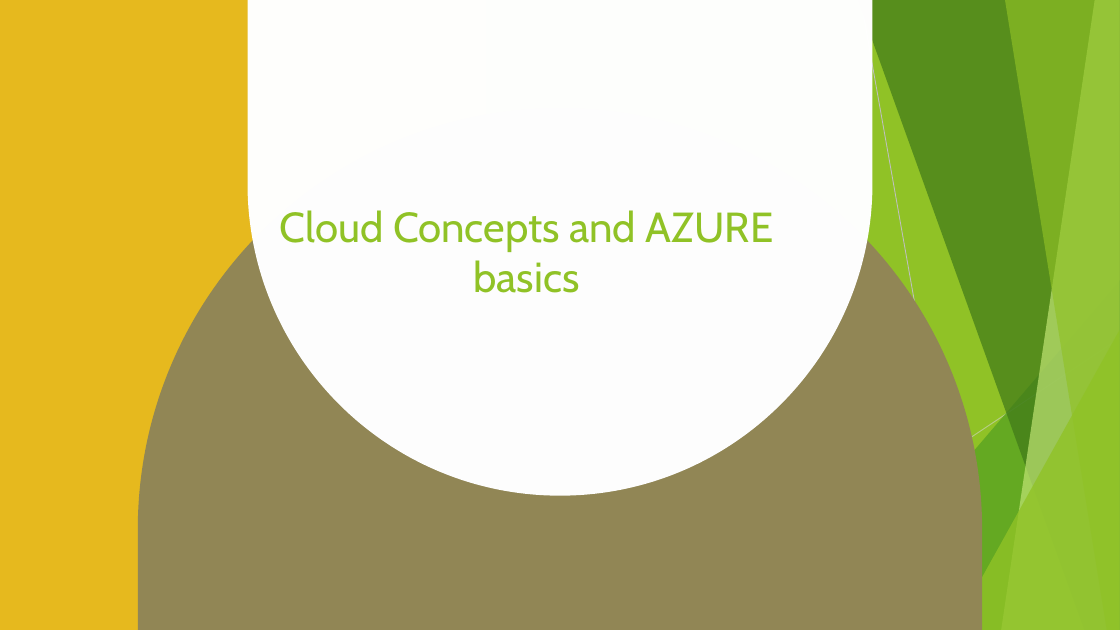
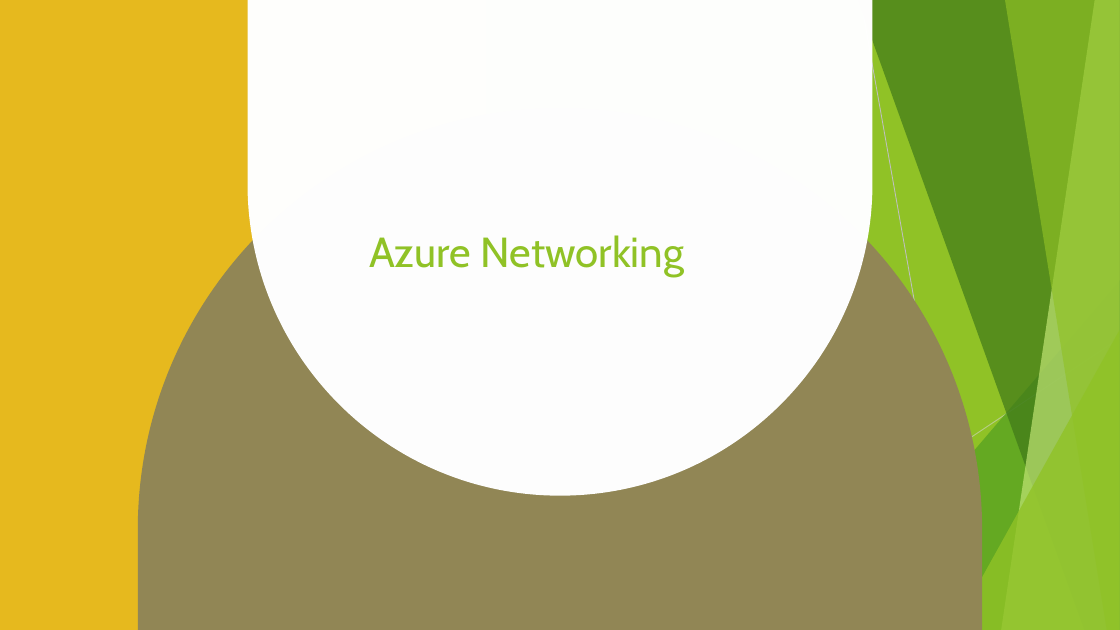
Before and after one commit to radhey24h/cloud-in-depth, a slide deck: slide 1 of azure-in-depth/Day-5-Azure-Networking/01-Azure-Networking.pptx. Drawn at 1120x630 pixels with LibreOffice and Linux fonts; fonts in the diff are those of the drawing. Boxes give left, top, right and bottom in pixels: in the first picture for what was removed or moved away, otherwise in the second. Text is boxed around its words. In the diff, an @@ line names an element or a change of style, - is before the commit and + after.

Commit message:
changes in Azure networking ppt

```diff
--- a/azure-in-depth/Day-5-Azure-Networking/01-Azure-Networking.pptx
+++ b/azure-in-depth/Day-5-Azure-Networking/01-Azure-Networking.pptx
@@ title at [369,235,685,277]: text changed @@
-Cloud Concepts and AZURE basics
+Azure Networking
```
Also in this commit, not shown: 2 other slides changed, 7 slides added, 1 slide removed, 9 other files.
